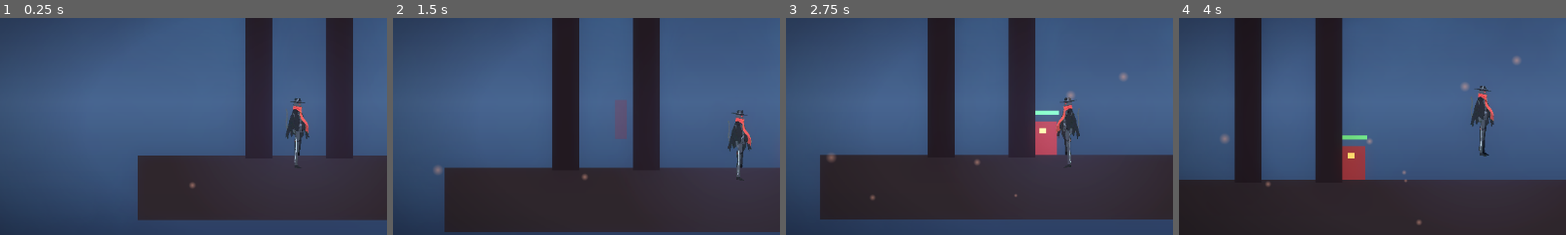
Above: before the commit, frames 1-4 (left to right).
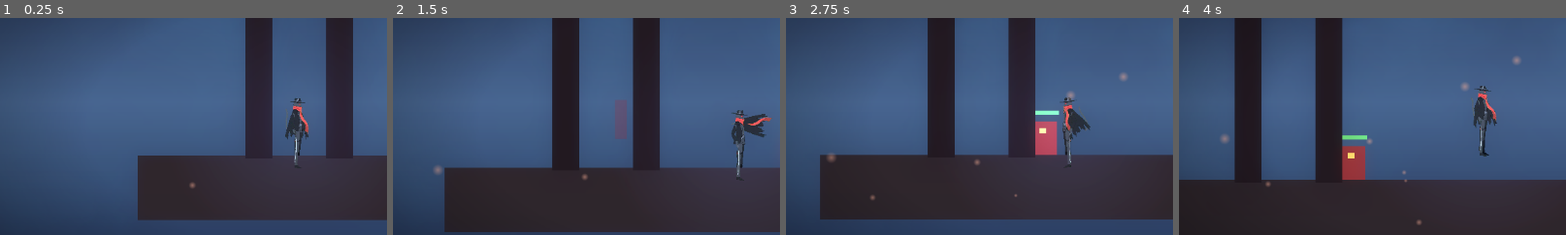
Above: after the commit, the same moments.

Repository: perjoom-sketch/red-shadow
Game: Godot game, scene res://scenes/Main.tscn
The game is run twice, just before and just after one commit, with the same random seed, the same clock (stepped at 60 frames per second) and the same inputs.
Inputs:
- Up to frame 1 (0.25 s): no input
- Up to frame 2 (1.5 s): tap Enter at 0.5 s; hold Right (move_right) from 0.53 s (still down); tap J (attack) at 0.6 s; tap Space (jump) at 0.77 s; tap L (blink) at 1.35 s
- Up to frame 3 (2.75 s): tap Space (jump) at 1.52 s; release Right (move_right) at 2.03 s; hold Left (move_left) from 2.03 s (still down); tap Shift (dash) at 2.1 s
- Up to frame 4 (4 s): release Left (move_left) at 2.78 s; hold Right (move_right) from 2.78 s (still down); tap Down (flip) at 2.85 s; tap Space (jump) at 3.02, 3.77 s; tap K (kick) at 3.6 s
The pictures show only the part of the screen within x 11-61%, y 26-76%; the shares and areas given below are measured in that part.

The runs differ from the first frame. In frame 1, less than 0.1% of the frame differs, in the area x 73-80%, y 42-56%; in frame 2, 0.7%, in the area x 86-98%, y 44-62%; in frame 3, 0.5%; in frame 4, 0.2%.
Error before the commit: Parse Error: Cannot infer the type of "cur_pos" variable because the value doesn't have a set type. (res://scripts/ClothSway.gd:22)

Commit message:
Fix ClothSway.gd type inference error on line 22

Diff:
--- a/scripts/ClothSway.gd
+++ b/scripts/ClothSway.gd
@@ -19,7 +19,7 @@
 	# 부모 이동 속도 기반 lag
 	var parent_vel_x := 0.0
 	if get_parent():
-		var cur_pos := get_parent().global_position
+		var cur_pos: Vector2 = get_parent().global_position
 		parent_vel_x = (cur_pos.x - _parent_prev_pos.x) / max(delta, 0.001)
 		_parent_prev_pos = cur_pos
 
